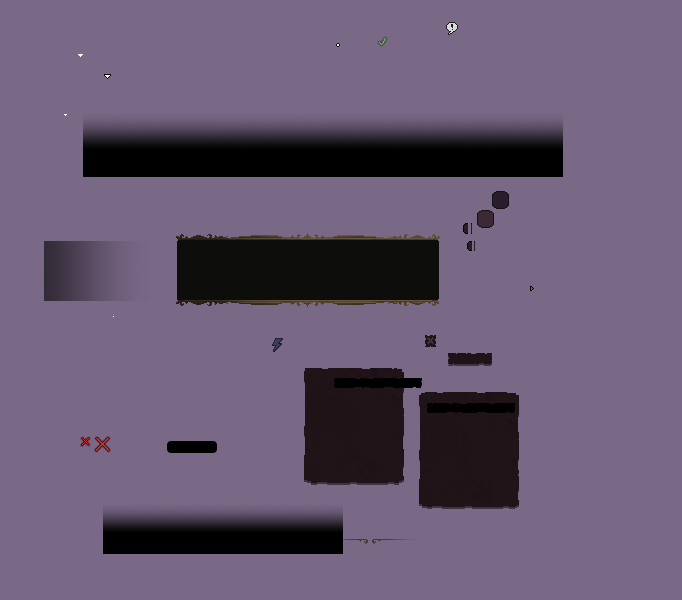
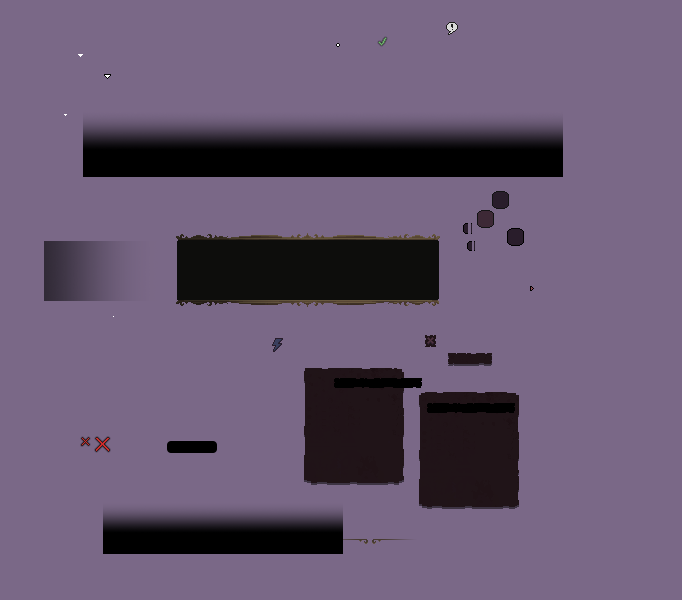
Before/after of a (682, 600) layered artwork. What changed in the layer stack:
added layer "QuickSlot.png" above "InventorySlot.png" over [left=507, top=228, right=524, bottom=246]
